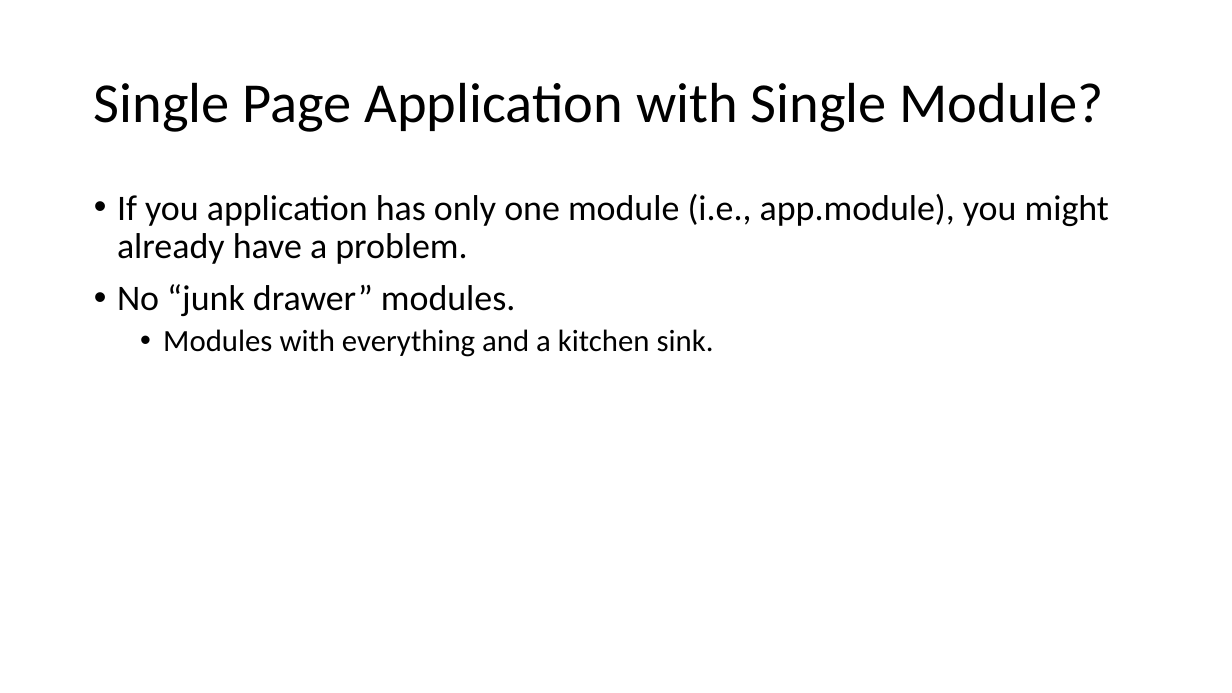
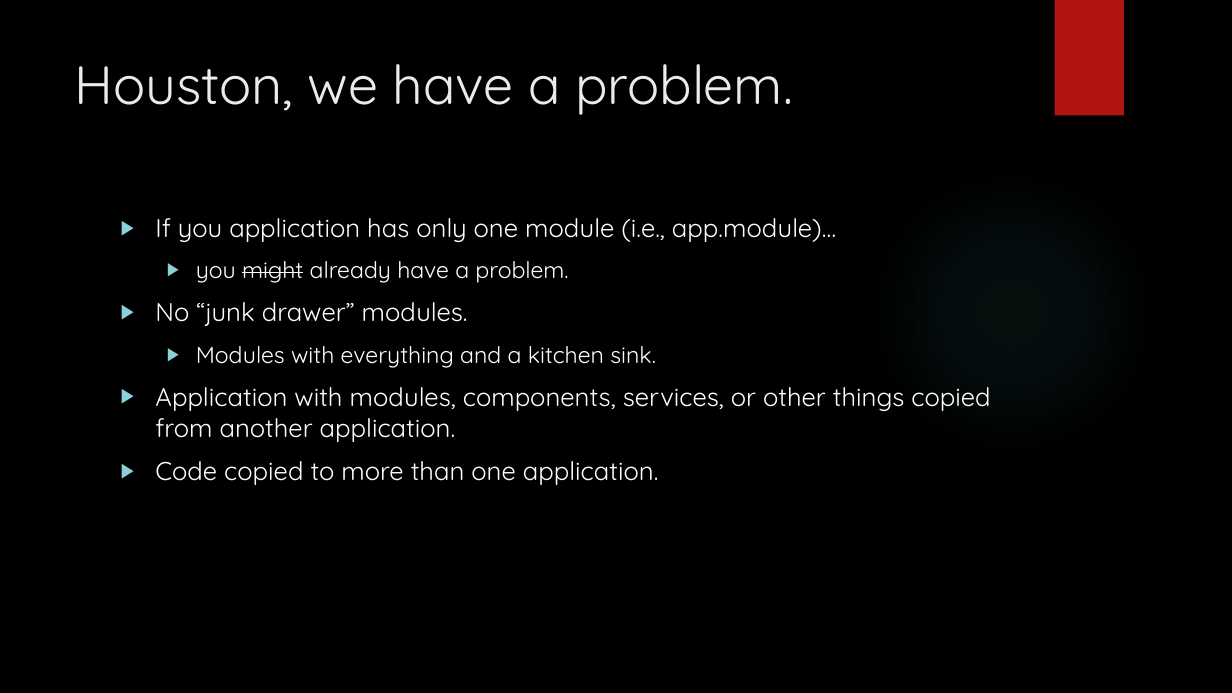
Before and after one commit to buildmotion/custom-angular-modules, a slide deck: slide 6 of presentation/custom-angular-modules.pptx (slide 5 before the commit). Drawn at 1232x693 pixels with LibreOffice and Linux fonts; fonts in the diff are those of the drawing; background and template pictures are left out. Boxes give left, top, right and bottom in pixels: in the first picture for what was removed or moved away, otherwise in the second. Text is boxed around its words. In the diff, an @@ line names an element or a change of style, - is before the commit and + after.

Commit message:
content for module types; outline updates;

```diff
--- a/presentation/custom-angular-modules.pptx
+++ b/presentation/custom-angular-modules.pptx
@@ background #FFFFFF to picture (left out) @@
@@ rectangle added at (1055, 0, 1124, 116), fill #B01513 @@
@@ title "Houston, we have a problem." at (75, 64, 793, 115): vertical alignment middle to top @@
@@ title at (75, 64, 793, 115): text changed; size 44 to 42 pt; font Calibri to Quicksand; text colour #000000 to #EBEBEB @@
-Single Page Application with Single Module?
+Houston, we have a problem.
@@ ellipse added at (870, 169, 1154, 454), fill gradient #50B9C1 @@
@@ text "If you application has only ...": place and size @@
-text "If you application has only ..." at (117, 194, 1109, 357)
+text "If you application has only ..." at (155, 218, 990, 485)
@@ text at (155, 218, 836, 283): text changed; size 28 to 20 pt; font Calibri to Quicksand; text colour #000000 to #FFFFFF @@
-• If you application has only one module (i.e., app.module), you might already have a problem.
+▶ If you application has only one module (i.e., app.module)…
+  ▶ you might already have a problem.
@@ text at (155, 302, 656, 368): size 28 to 20 pt in "No “junk drawer” modules."; font Calibri to Quicksand, text colour #000000 to #FFFFFF in "No “junk drawer” modules.", "Modules with everything and a kitchen sink."; size 24 to 18 pt in "Modules with everything and a kitchen sink."; bullet • to ▶; line spacing 0.9 to 1; more space between paragraphs @@
@@ text at (155, 387, 990, 485): paragraphs added @@
+▶ Application with modules, components, services, or other things copied from another application.
+▶ Code copied to more than one application.
```
Also in this commit, not shown: 50 other slides changed, 8 slides added.
